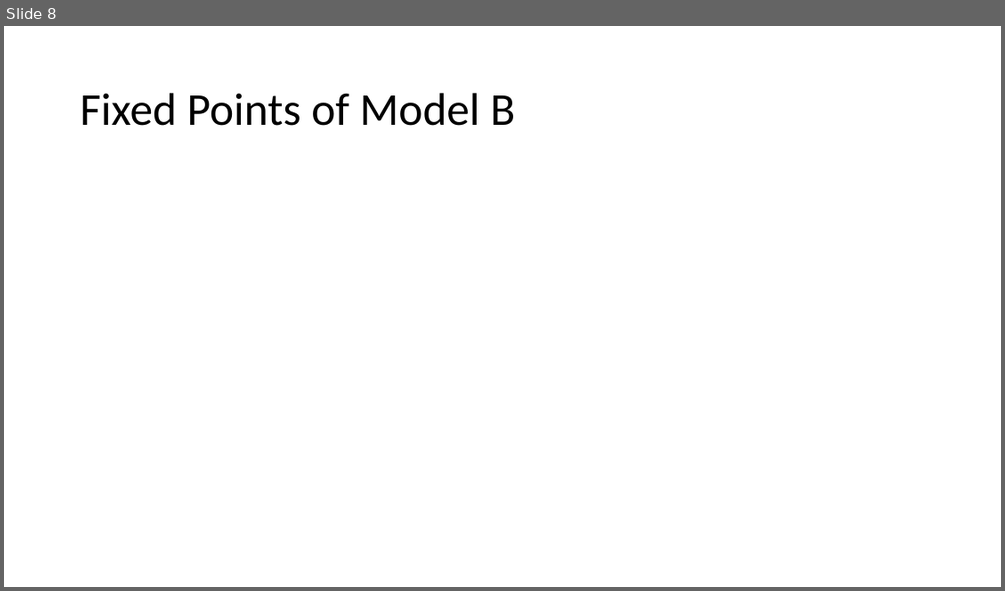
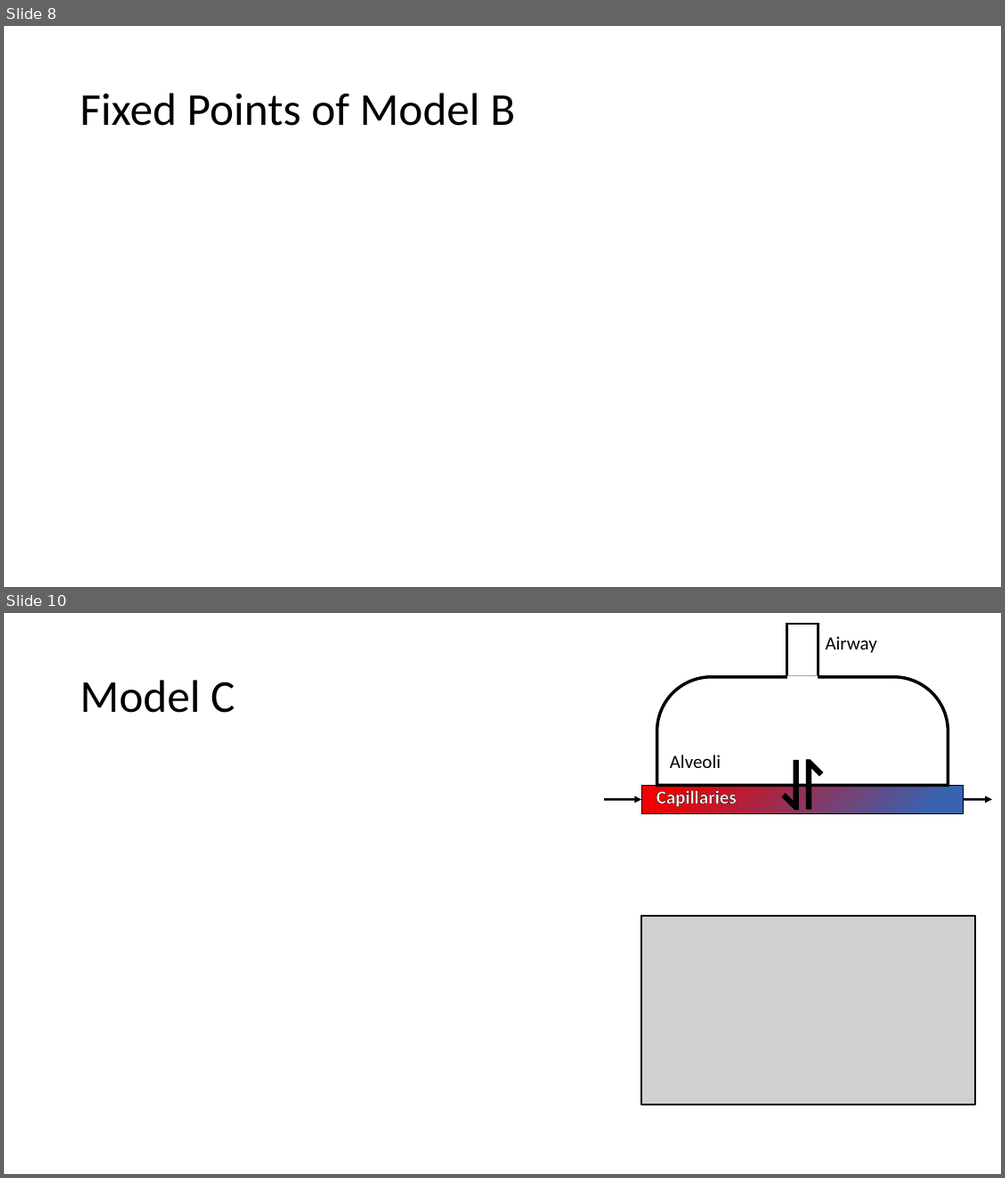
Before and after one commit to beards-lab/simple-VQ-matching-O2-transport, a slide deck: simpleVQ.pptx. Shown one above the other, each under a label of ours: slide 8 before the commit, slides 8 and 10 after it; the slides between them are not shown. The pictures are 1005x591 and 1005x1178 pixels, drawn with LibreOffice and Linux fonts; fonts in the diff are those of the drawing; grey boxes stand for pictures. Boxes give left, top, right and bottom in pixels: in the first picture for what was removed or moved away, otherwise in the second. Text is boxed around its words. In the diff, an @@ line names an element or a change of style, - is before the commit and + after.

```diff
--- a/simpleVQ.pptx
+++ b/simpleVQ.pptx
@@ slide 10 added at (4, 613, 1001, 1174), background #FFFFFF @@
@@ title added at (80, 680, 235, 713), 44 pt, text #000000 @@
+Model C
@@ group added at (605, 624, 993, 821): 4 texts, 3 rectangles, 2 arrows, 1 round same rect @@
+⇋
+Alveoli
+Airway
+Capillaries
@@ picture added at (642, 916, 975, 1104) @@
```
Also in this commit, not shown: 2 slides changed, 1 other slide added, 1 slide removed, 9 other files.
